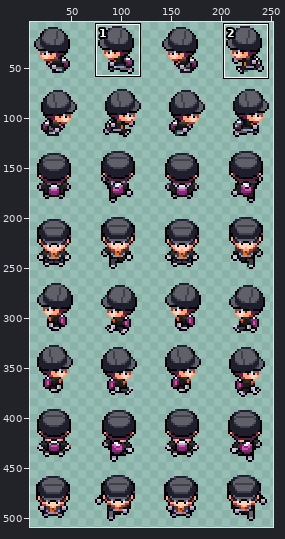
Two versions of one sprite sheet, client/public/parent.png. The picture above shows the old version from afar; the outline marks the close-up.
Close-up. As it was:
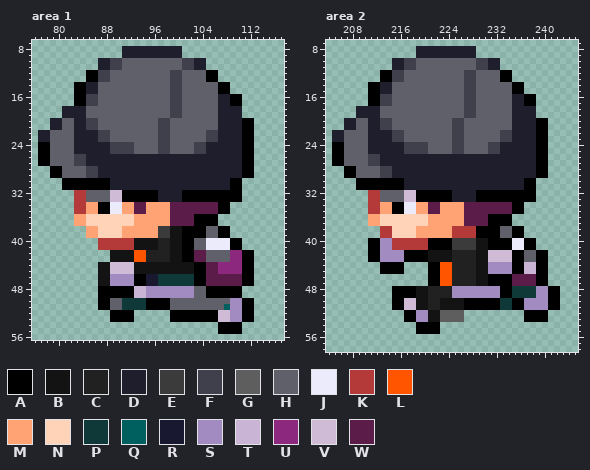
The file is 256x512 pixels. Colours within 5 levels of each other are drawn and written as one. Shown: area 1: x 76..117, y 7..56; area 2: x 204..245, y 7..58. The wide view leaves out empty margins. The commit also changed other parts of the picture, which this record leaves out.
Palette (. is transparent): A #000000  B #131313  C #212121  D #1e1e2c  E #3b3b3b  F #40404c  G #5e5e5e  H #60606b  J #ebebfb  K #b43939  L #ff5400  M #ffa374  N #ffd3b8  P #0f3939  Q #006060  R #181831  S #a18bc1  T #cab4d6  U #8c287e  V #d0bbd6  W #5c1c4a
Pixels before, area 1, first column x 77:
 8 ..............DDDDDDDDDD............
 9 ..............DDDDDDDDDD............
10 ..........DDFFHHHHHHHHHHFFDD........
11 ..........DDFFHHHHHHHHHHFFDD........
12 ........AAFFHHHHHHHHHHFFHHHHAA......
13 ........AAFFHHHHHHHHHHFFHHHHAA......
14 ......AADDHHHHHHHHHHHHFFHHHHHHAA....
15 ......AADDHHHHHHHHHHHHFFHHHHHHAA....
16 ......AAFFHHHHHHHHHHHHFFHHHHHHDDAA..
17 ......AAFFHHHHHHHHHHHHFFHHHHHHDDAA..
18 ....DDDDHHHHHHHHHHHHHHFFHHHHHHDDDD..
19 ....DDDDHHHHHHHHHHHHHHFFHHHHHHDDDD..
20 ..DDHHDDFFHHHHHHHHHHFFHHHHHHHHDDDDAA
21 ..DDHHDDFFHHHHHHHHHHFFHHHHHHHHDDDDAA
22 DDHHHHDDDDFFHHHHHHHHFFHHHHHHFFDDDDAA
23 DDHHHHDDDDFFHHHHHHHHFFHHHHHHFFDDDDAA
24 AAHHHHDDDDDDFFFFHHHHFFHHHHFFDDDDDDAA
25 AAHHHHDDDDDDFFFFHHHHFFHHHHFFDDDDDDAA
26 AAHHHHFFDDDDDDDDDDDDDDDDDDDDDDDDDDAA
27 AAHHHHFFDDDDDDDDDDDDDDDDDDDDDDDDDDAA
28 ..AAHHHHFFDDDDDDDDDDDDDDDDDDDDDDDDAA
29 ..AAHHHHFFDDDDDDDDDDDDDDDDDDDDDDDDAA
30 ....AAAAAAAADDDDDDDDDDDDDDDDDDDDAA..
31 ....AAAAAAAADDDDDDDDDDDDDDDDDDDDAA..
32 ......KKHHHHVVAAAAAADDDDAAAAAAAAAA..
33 ......KKHHHHVVAAAAAADDDDAAAAAAAAAA..
34 ......KKMMAAJJMMWWMMMMWWWWWWWWAA....
35 ......KKMMAAJJMMWWMMMMWWWWWWWWAA....
36 ......MMNNNNNNNNMMMMMMWWWWAAAA......
37 ......MMNNNNNNNNMMMMMMWWWWAAAA......
38 ........MMNNNNMMMMMMEEBBAAAAHHAA....
39 ........MMNNNNMMMMMMEEBBAAAAHHAA....
40 ..........KKKKKKBBBBCCBBAAHHJJJJAA..
41 ..........KKKKKKBBBBCCBBAAHHJJJJAA..
42 ............BBBBLLCCCCBBAAWWHHHHUUAA
43 ............BBBBLLCCCCBBAAWWHHHHUUAA
44 ..........BBVVVVBBBBBBBBBBAAWWUUUUAA
45 ..........BBVVVVBBBBBBBBBBAAWWUUUUAA
46 ..........BBSSSSAARRPPPPPPAAWWWWWWAA
47 ..........BBSSSSAARRPPPPPPAAWWWWWWAA
48 ..........AAAAAATTSSSSSSSSHHAAAAAA..
49 ..........AAAAAATTSSSSSSSSHHAAAAAA..
50 ..........AAHHPPPPAAAAHHHHHHHHHHSSAA
51 ..........AAHHPPPPAAAAHHHHHHHHHQSSAA
52 ............AAAA......AAAAAAAAVVSSAA
53 ............AAAA......AAAAAAAAVVSSAA
54 ..............................AAAA..
55 ..............................AAAA..
Pixels before, area 2, first column x 205:
 8 ..............DDDDDDDDDD..............
 9 ..............DDDDDDDDDD..............
10 ..........DDFFHHHHHHHHHHFFDD..........
11 ..........DDFFHHHHHHHHHHFFDD..........
12 ........AAFFHHHHHHHHHHFFHHHHAA........
13 ........AAFFHHHHHHHHHHFFHHHHAA........
14 ......AADDHHHHHHHHHHHHFFHHHHHHAA......
15 ......AADDHHHHHHHHHHHHFFHHHHHHAA......
16 ......AAFFHHHHHHHHHHHHFFHHHHHHDDAA....
17 ......AAFFHHHHHHHHHHHHFFHHHHHHDDAA....
18 ....DDDDHHHHHHHHHHHHHHFFHHHHHHDDDD....
19 ....DDDDHHHHHHHHHHHHHHFFHHHHHHDDDD....
20 ..DDHHDDFFHHHHHHHHHHFFHHHHHHHHDDDDAA..
21 ..DDHHDDFFHHHHHHHHHHFFHHHHHHHHDDDDAA..
22 DDHHHHDDDDFFHHHHHHHHFFHHHHHHFFDDDDAA..
23 DDHHHHDDDDFFHHHHHHHHFFHHHHHHFFDDDDAA..
24 AAHHHHDDDDDDFFFFHHHHFFHHHHFFDDDDDDAA..
25 AAHHHHDDDDDDFFFFHHHHFFHHHHFFDDDDDDAA..
26 AAHHHHFFDDDDDDDDDDDDDDDDDDDDDDDDDDAA..
27 AAHHHHFFDDDDDDDDDDDDDDDDDDDDDDDDDDAA..
28 ..AAHHHHFFDDDDDDDDDDDDDDDDDDDDDDDDAA..
29 ..AAHHHHFFDDDDDDDDDDDDDDDDDDDDDDDDAA..
30 ....AAAAAAAADDDDDDDDDDDDDDDDDDDDAA....
31 ....AAAAAAAADDDDDDDDDDDDDDDDDDDDAA....
32 ......KKHHHHVVAAAAAADDDDAAAAAAAAAA....
33 ......KKHHHHVVAAAAAADDDDAAAAAAAAAA....
34 ......KKMMAAJJMMWWMMMMWWWWWWWWAA......
35 ......KKMMAAJJMMWWMMMMWWWWWWWWAA......
36 ......MMNNNNNNNNMMMMMMWWWWAAAA........
37 ......MMNNNNNNNNMMMMMMWWWWAAAA........
38 ........KKNNNNMMMMMMKKKKAAAAHHAA......
39 ........KKNNNNMMMMMMKKKKAAAAHHAA......
40 ......AASSKKKKKKAAAAEEEEBBAAAAJJAA....
41 ......AASSKKKKKKAAAAEEEEBBAAAAJJAA....
42 ......AASSSSAAAABBBBCCCCBBVVVVAAHHAA..
43 ......AASSSSAAAABBBBCCCCBBVVVVAAHHAA..
44 ........AAAA....AALLCCCCBBSSSSAATTAA..
45 ........AAAA....AALLCCCCBBSSSSAATTAA..
46 ................AALLCCCCBBAAAAWWWWAA..
47 ................AALLCCCCBBAAAAWWWWAA..
48 ..........AAAABBCCCCSSSSSSSSAAPPPPSSAA
49 ..........AAAABBCCCCSSSSSSSSAAPPPPSSAA
50 ..........AAVVBBCCBBBBAAAAAAPPAASSSSAA
51 ..........AAVVBBCCBBBBAAAAAAPPAASSSSAA
52 ............AASSBBGGGG..........AAAA..
53 ............AASSBBGGGG..........AAAA..
54 ..............AAAA....................
55 ..............AAAA....................
The same view after the edit:
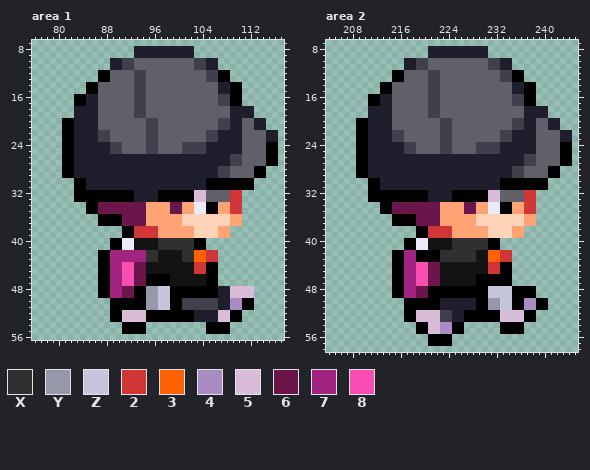
Colours new in this view: X #303030  Y #9797aa  Z #c5c5dc  2 #d13636  3 #ff6200  4 #aa8cc4  5 #d9bcd8  6 #6a164a  7 #a32381  8 #fa4eb3
Edits made:
Changed rows in their new state; - is an unchanged pixel.
Area 1:
first column x 77:
 8 --------------..--------DD--------------
 9 --------------..--------DD--------------
10 ----------..DDFF--------HHFFDD----------
11 ----------..DDFF--------HHFFDD----------
12 --------..AA----FF----HH----FFAA--------
13 --------..AA----FF----HH----FFAA--------
14 ------..AA------FF----HH------DDAA------
15 ------..AA------FF----HH------DDAA------
16 --------DD------FF----HH------FF--------
17 --------DD------FF----HH------FF--------
18 ----..--DD------FF----HH------HH--DD----
19 ----..--DD------FF----HH------HH--DD----
20 --..AA--DD--------FFHH--------FF--HHDD--
21 --..AA--DD--------FFHH--------FF--HHDD--
22 ....AA------------FFHH------------HHHHDD
23 ....AA------------FFHH------------HHHHDD
24 ....AA--------HH--FFHH--FF--------HHHHAA
25 ....AA--------HH--FFHH--FF--------HHHHAA
26 ....AADD------------------------FFHHHHAA
27 ....AADD------------------------FFHHHHAA
28 --..AADDDD--------------------FFHHHHAA--
29 --..AADDDD--------------------FFHHHHAA--
30 ----..--DDDD----------------AAAA--AA----
31 ----..--DDDD----------------AAAA--AA----
32 ------AAAAAAAA--DDDDAAAA--55HHHH22------
33 ------AAAAAAAA--DDDDAAAA--55HHHH22------
34 ------..AA66666666----66MMJJAAMM22------
35 ------..AA66666666----66MMJJAAMM22------
36 ------....AAAA6666----MMNNNNNNNNMM------
37 ------....AAAA6666----MMNNNNNNNNMM------
38 --------......AA2222MMMMMMNNNNMM--------
39 --------......AA2222MMMMMMNNNNMM--------
40 ----------..AAJJ----XXXXXXAA......------
41 ----------..AAJJ----XXXXXXAA......------
42 ----------AA777777XXBB--XX3322......----
43 ----------AA777777XXBB--XX3322......----
44 ----------AA778866--------22AA......----
45 ----------AA778866--------22AA......----
46 ----------AA778866AAAABBBBBBAA......----
47 ----------AA778866AAAABBBBBBAA......----
48 ------------7766AAYYZZAAAAAA--DD5555----
49 ------------7766AAYYZZAAAAAA--DD5555----
50 ----------..AAAAAAYYZZAAFFFFFFDD44------
51 ----------..AAAAAAYYZZAAFFFFFFDD44------
52 --------------5555AAAA----DDDD55AA..----
53 --------------5555AAAA----DDDD55AA..----
54 --------------AAAA----------AA--..------
55 --------------AAAA----------AA--..------
Area 2:
first column x 205:
 8 --------------..--------DD--------------
 9 --------------..--------DD--------------
10 ----------..DDFF--------HHFFDD----------
11 ----------..DDFF--------HHFFDD----------
12 --------..AA----FF----HH----FFAA--------
13 --------..AA----FF----HH----FFAA--------
14 ------..AA------FF----HH------DDAA------
15 ------..AA------FF----HH------DDAA------
16 --------DD------FF----HH------FF--------
17 --------DD------FF----HH------FF--------
18 ----..--DD------FF----HH------HH--DD----
19 ----..--DD------FF----HH------HH--DD----
20 --..AA--DD--------FFHH--------FF--HHDD--
21 --..AA--DD--------FFHH--------FF--HHDD--
22 ....AA------------FFHH------------HHHHDD
23 ....AA------------FFHH------------HHHHDD
24 ....AA--------HH--FFHH--FF--------HHHHAA
25 ....AA--------HH--FFHH--FF--------HHHHAA
26 ....AADD------------------------FFHHHHAA
27 ....AADD------------------------FFHHHHAA
28 --..AADDDD--------------------FFHHHHAA--
29 --..AADDDD--------------------FFHHHHAA--
30 ----..--DDDD----------------AAAA--AA----
31 ----..--DDDD----------------AAAA--AA----
32 ------AAAAAAAA--DDDDAAAA--55HHHH22------
33 ------AAAAAAAA--DDDDAAAA--55HHHH22------
34 ------..AA66666666----66MMJJAAMM22------
35 ------..AA66666666----66MMJJAAMM22------
36 ------....AAAA6666----MMNNNNNNNNMM------
37 ------....AAAA6666----MMNNNNNNNNMM------
38 --------......AA2222MMMMMMNNNNMM--------
39 --------......AA2222MMMMMMNNNNMM--------
40 ------......AAJJBBBBXXXXXX--......------
41 ------......AAJJBBBBXXXXXX--......------
42 ------....AA77--AAXXXXXX--3322......----
43 ------....AA77--AAXXXXXX--3322......----
44 --------..--778866BBBBBB--22AA......----
45 --------..--778866BBBBBB--22AA......----
46 ----------AA778866BBBBBBAA----......----
47 ----------AA778866BBBBBBAA----......----
48 ------------7766AAAAAAAAAAZZZZAAAA....--
49 ------------7766AAAAAAAAAAZZZZAAAA....--
50 ----------..AAAAAADDDDDD--YYZZ--44AA..--
51 ----------..AAAAAADDDDDD--YYZZ--44AA..--
52 --------------5555FFDDAAAAAA5555--..----
53 --------------5555FFDDAAAAAA5555--..----
54 ----------------5544AA------AAAA--------
55 ----------------5544AA------AAAA--------
56 ----------------AAAA--------------------
57 ----------------AAAA--------------------
Where, in picture pixels (left, top, right, bottom), the same in both close-ups:
changed: (38, 46, 278, 334)
changed: (332, 46, 572, 346)
